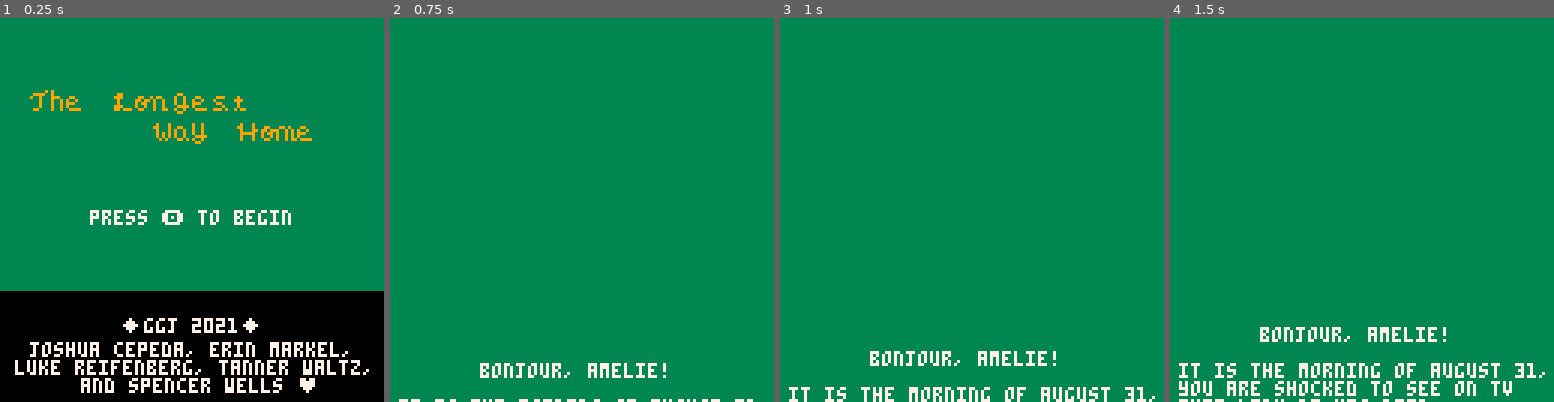
Above: before the commit, frames 1-4 (left to right).
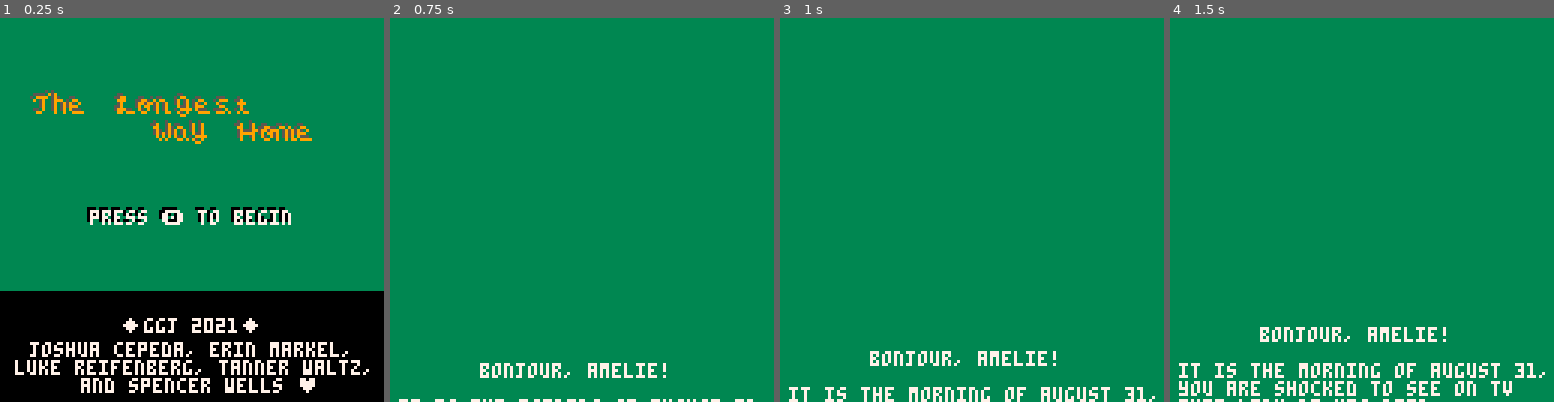
Above: after the commit, the same moments.

Repository: open-source-grilled-cheese/pacman-paris-undertale
Game: PICO-8 cartridge ggj.p8
Two runs of this game, one before a commit and one after it. Both use one fixed random seed, a clock stepped at 60 frames per second and the inputs below.
Inputs:
- Up to frame 1 (0.25 s): no input
- Up to frame 2 (0.75 s): tap O (Z key) at 0.7 s
- Up to frame 3 (1 s): no input
- Up to frame 4 (1.5 s): no input

The runs differ from the first frame. In frame 1, 2.2% of the frame differs, in the area x 7-81%, y 18-54%; in frame 2, nothing differs; in frame 3, nothing differs; in frame 4, nothing differs.

Commit message:
uh... fixes... I think

Diff:
--- a/ggj.p8
+++ b/ggj.p8
@@ -691,15 +691,13 @@
 -->8
 -- draw functions
 
-function _draw_title()
-	cls(0)
-	rectfill(0, 0, 128, 90, 3)
+function draw_title_text(offset_x, offset_y)
 	local line1 = {71, 72, 73, 122, 74, 75, 76, 108, 73, 124, 87}
 	local line2 = {88, 89, 90, 122, 91, 75, 92, 73}
 	local wx = 8
 	local wy = 24
 	for l in all(line1) do
-		spr(l, wx, wy, 1, 1)
+		spr(l, wx+1+offset_x, wy+1+offset_y, 1, 1)
 		wx += 7
 	end
 
@@ -707,11 +705,25 @@
 	wx = 50
 
 	for l in all(line2) do
-		spr(l, wx, wy, 1, 1)
+		spr(l, wx+offset_x, wy+offset_y, 1, 1)
 		wx += 7
 	end
+end
+
+function _draw_title()
+	cls(0)
+	rectfill(0, 0, 128, 90, 3)
+
+
+	pal(9, 5)
+	draw_title_text(-1, -1)
+	pal()
+	palt(11, true)
+	palt(0, false)
+	draw_title_text(0, 0)
 
 	if animations.title_prompt.active then
+		print("press 🅾️ to begin", 29, 63, 0)
 		print("press 🅾️ to begin", 30, 64, 7)
 	end
 	print ("◆ggj 2021◆", 40, 100, 7)
